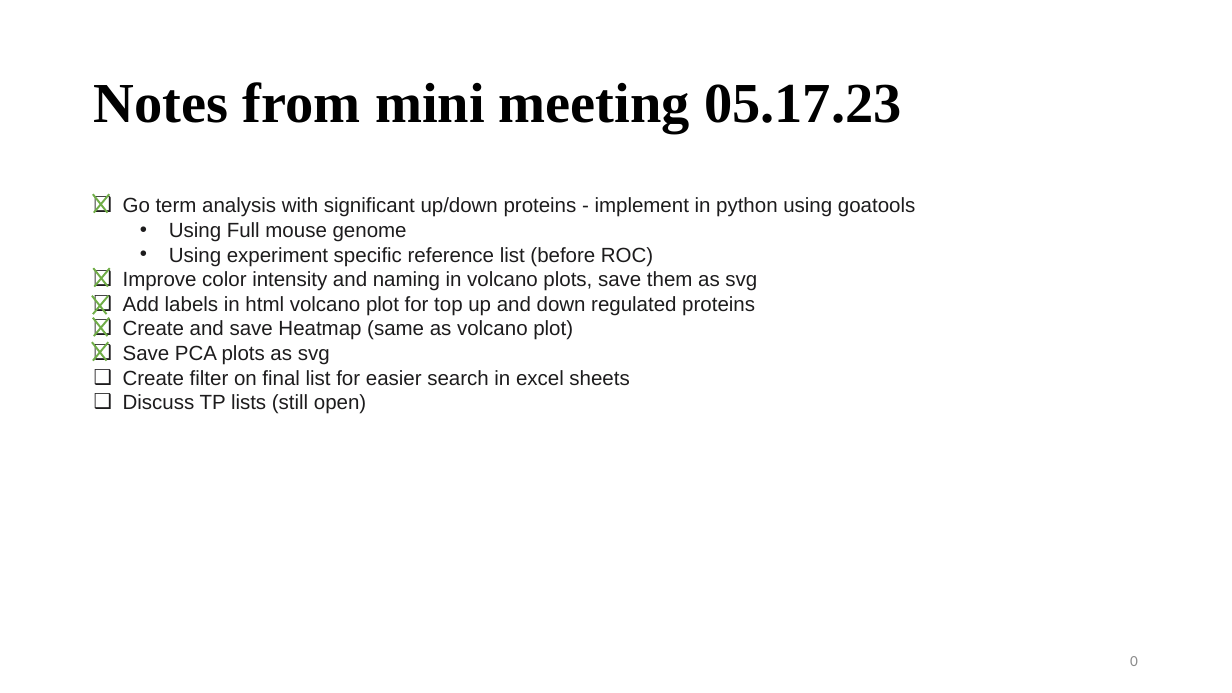
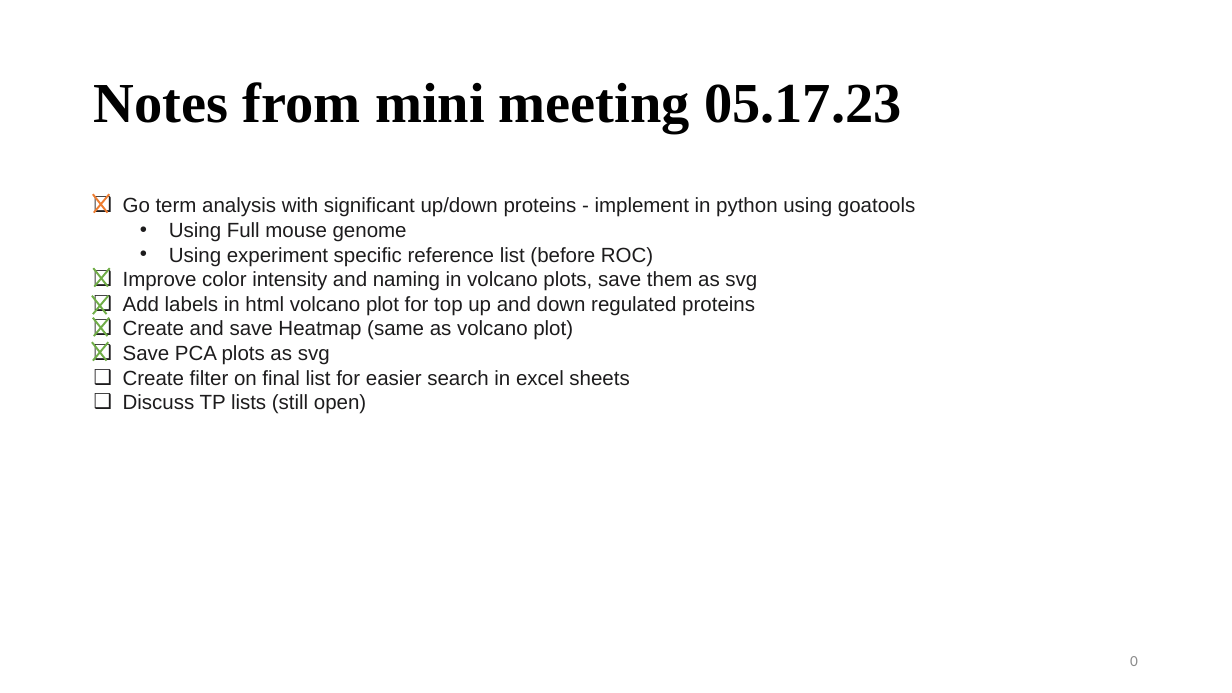
Before and after one commit to vinogradova-lab/cell-type-specific-proximity-labeling, a slide deck: slide 1 of docs/update_052523.pptx. Drawn at 1232x693 pixels with LibreOffice and Linux fonts; fonts in the diff are those of the drawing; background and template pictures are left out. Boxes give left, top, right and bottom in pixels: in the first picture for what was removed or moved away, otherwise in the second. Text is boxed around its words. In the diff, an @@ line names an element or a change of style, - is before the commit and + after.

```diff
--- a/docs/update_052523.pptx
+++ b/docs/update_052523.pptx
@@ line (92, 194) - (107, 213): stroke #70AD47 1.5 pt to #ED7D31 1.5 pt @@
@@ line (109, 194) - (94, 213): stroke #70AD47 1.5 pt to #ED7D31 1.5 pt @@
```
Also in this commit, not shown: 7 other slides changed, 1 slide added.
